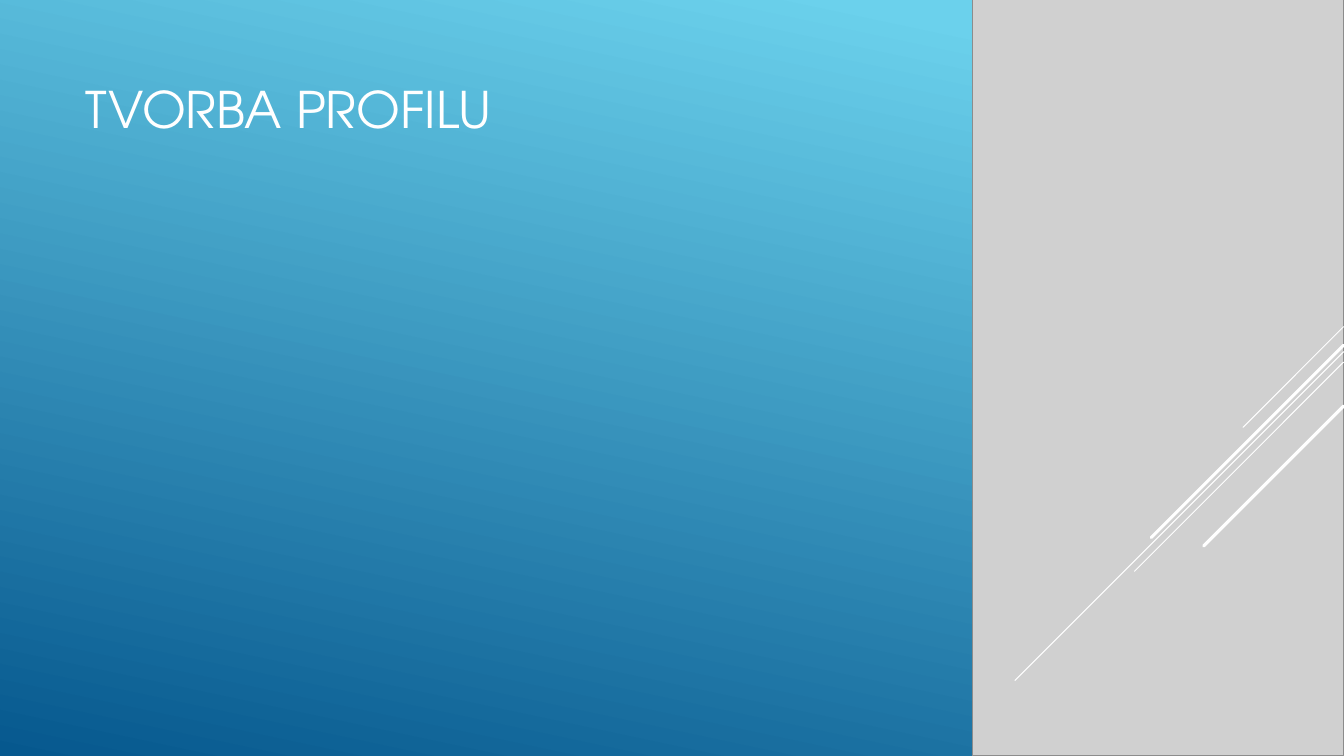
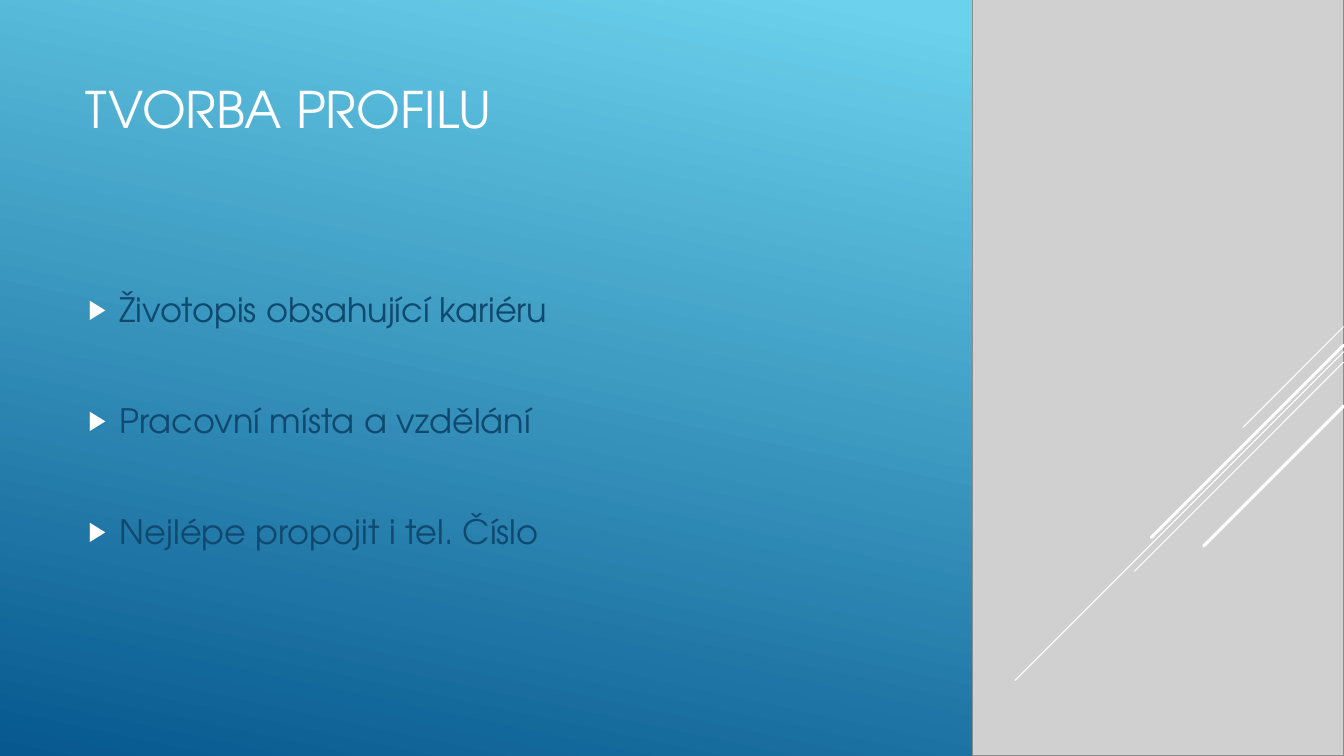
Before and after one commit to Jelenos69/I11-prezentace-Jel-nek, a slide deck: slide 5 of Jelinek.pptx. Drawn at 1344x756 pixels with LibreOffice and Linux fonts; fonts in the diff are those of the drawing; grey boxes stand for pictures. Boxes give left, top, right and bottom in pixels: in the first picture for what was removed or moved away, otherwise in the second. Text is boxed around its words. In the diff, an @@ line names an element or a change of style, - is before the commit and + after.

```diff
--- a/Jelinek.pptx
+++ b/Jelinek.pptx
@@ text added at [120,291,547,550], 24 pt, text #0F496F @@
+▶ Životopis obsahující kariéru
+▶ Pracovní místa a vzdělání
+▶ Nejlépe propojit i tel. Číslo
```
Also in this commit, not shown: 2 slides added, 1 slide removed.
